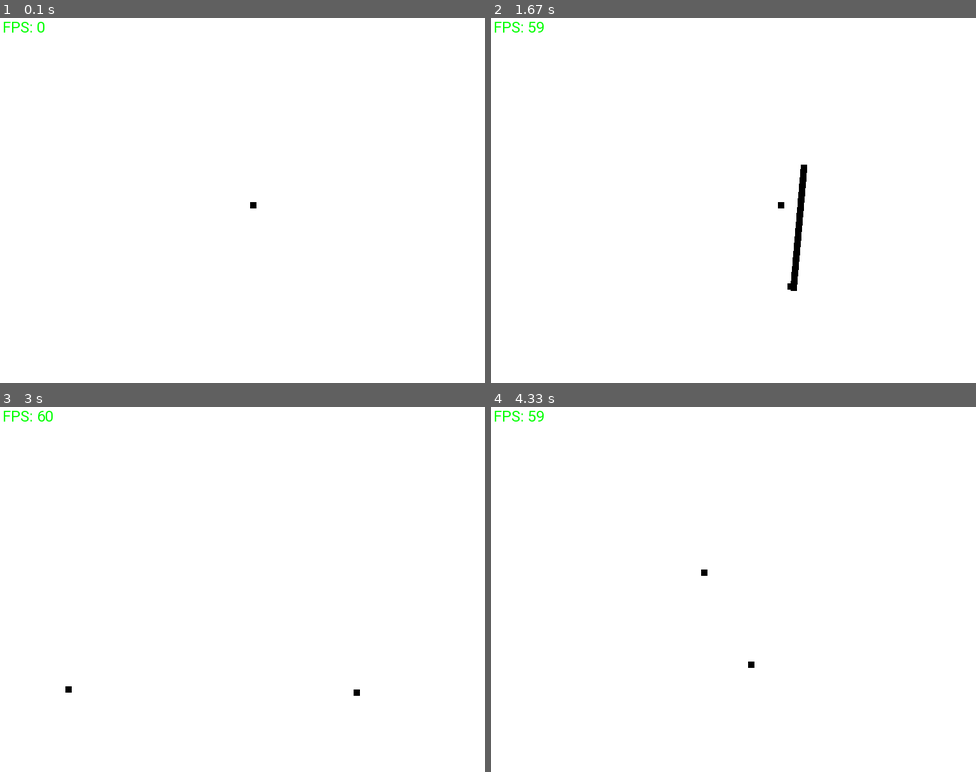
Above: before the commit, frames 1-4 (two rows, left to right).
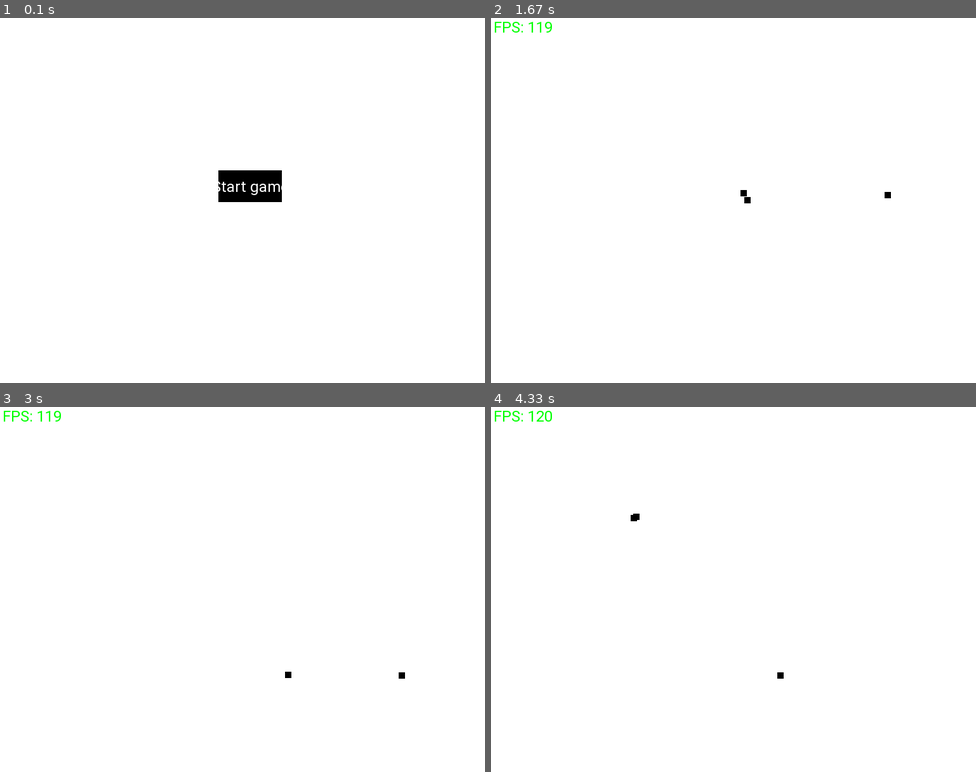
Above: after the commit, the same moments.

Repository: Khoa-Trinh/Area-of-Beast
Game: pygame game, started from main.py
Same seed, same stepped clock (60 frames per second), same inputs: the game is played once before the commit and once after it.
Inputs (mouse positions are in pixels of both pictures, inside the frame that each line leads up to):
- Up to frame 1 (0.1 s): no input
- Up to frame 2 (1.67 s): click (743, 185) at 0.38 s; tap V at 0.67 s; hold Right 1-1.47 s; hold D 1-1.47 s; move the mouse to (743, 226) at 1.03 s; tap , at 1.15 s; hold Up from 1.5 s (still down); hold W from 1.5 s (still down); move the mouse to (791, 288) at 1.53 s; tap C at 1.65 s
- Up to frame 3 (3 s): release Up at 1.8 s; release W at 1.8 s; hold Right 1.83-2.3 s; hold D 1.83-2.3 s; move the mouse to (92, 680) at 1.87 s; tap V at 1.98 s; hold Left 2.33-2.87 s; hold A 2.33-2.87 s; move the mouse to (436, 724) at 2.37 s; tap , at 2.48 s; hold Down from 2.9 s (still down); hold S from 2.9 s (still down); move the mouse to (116, 450) at 2.93 s
- Up to frame 4 (4.33 s): tap C at 3.05, 4.22 s; release Down at 3.2 s; release S at 3.2 s; hold Left 3.23-3.63 s; hold A 3.23-3.63 s; move the mouse to (621, 516) at 3.27 s; tap V at 3.38 s; hold Up 3.67-4.03 s; hold W 3.67-4.03 s; move the mouse to (718, 691) at 3.7 s; tap , at 3.82 s; hold Right from 4.07 s (still down); hold D from 4.07 s (still down); move the mouse to (738, 636) at 4.1 s

The runs differ from the first frame. In frame 1, 1.2% of the frame differs, in the area x 0-59%, y 1-53%; in frame 2, 0.7%; in frame 3, 0.2%; in frame 4, 0.2%.

Commit message:
Implement scene management and player interactions; add scene base class and start/game scenes

Diff:
--- /dev/null
+++ b/components/button.py
@@ -0,0 +1,24 @@
+import pygame as py
+
+from constants.index import black, white
+
+
+class Button:
+    def __init__(self, rect, text, callback):
+        self.rect = py.Rect(rect)
+        self.text = text
+        self.callback = callback
+        self.font = py.font.Font(py.font.match_font("roboto"), 24)
+        self.bg_color = black
+        self.text_color = white
+
+    def draw(self, screen: py.Surface):
+        py.draw.rect(screen, self.bg_color, self.rect)
+        text = self.font.render(self.text, True, self.text_color)
+        text_rect = text.get_rect(center=self.rect.center)
+        screen.blit(text, text_rect)
+
+    def handle_event(self, event):
+        if event.type == py.MOUSEBUTTONDOWN:
+            if self.rect.collidepoint(event.pos):
+                self.callback()
--- a/constants/index.py
+++ b/constants/index.py
@@ -21,7 +21,5 @@
 )
 
 # Skill
-skill_1_cooldown_duration = 250
-skill_1_distance = 200
-skill_2_cooldown_duration = 750
-skill_2_distance = 500
+skill_1_cooldown_duration, skill_1_distance, skill_1_speed = 250, 150, 10
+skill_2_cooldown_duration, skill_2_distance, skill_2_speed = 750, 450, 2
--- a/functions/index.py
+++ b/functions/index.py
@@ -1,51 +1,14 @@
 import pygame as py
-import sys
 
-from functions.player import Player
-from functions.screen import Screen
-from constants.index import caption, white
+from functions.scenes.sceneStart import StartScene
+from functions.scenes.sceneManager import SceneManager
 
 
 class Main:
     def __init__(self):
         py.init()
-
-        # Self setting
-        self.clock = py.time.Clock()
-        self.screen = Screen(self.clock)
-        self.caption = py.display.set_caption(caption)
-
-        # Running
-        self.running = True
-
-        # Screen
-        self.screen.fill(white)
-
-        # Player 1
-        self.player_1 = Player(self.clock, 'wasd')
-        self.player_1.draw(self.screen.screen)
-
-        # Player 2
-        self.player_2 = Player(self.clock, 'arrow')
-        self.player_2.draw(self.screen.screen)
-
-        self.screen.flip()
+        scene = StartScene()
+        self.manager = SceneManager(scene)
 
     def run(self):
-        while self.running:
-            self.dt = self.clock.tick(60) / 1000
-
-            for e in py.event.get():
-                if e.type == py.QUIT:
-                    self.running = False
-
-            self.screen.fill(white)
-            self.screen.get_FPS()
-
-            self.player_1.action(self.screen.screen, self.dt)
-            self.player_2.action(self.screen.screen, self.dt)
-
-            self.screen.flip()
-
-        py.quit()
-        sys.exit()
+        self.manager.run()
--- a/functions/player.py
+++ b/functions/player.py
@@ -1,42 +1,51 @@
 import pygame as py
 
 from constants.index import (
-    plr_x,
-    plr_y,
-    plr_height,
-    plr_width,
-    plr_color,
     skill_1_cooldown_duration,
     skill_1_distance,
+    skill_1_speed,
     skill_2_cooldown_duration,
     skill_2_distance,
+    skill_2_speed,
 )
 from functions.skill import Skill1, Skill2
 from functions.helper import minmax
 
 
 class Player:
-    def __init__(self, clock: py.time.Clock, movement: str):
+    def __init__(
+        self,
+        position: tuple[int, int],
+        size: tuple[int, int],
+        color: tuple[int, int, int],
+        clock: py.time.Clock,
+        movement: str,
+    ):
         # Player settings
-        self.x = plr_x
-        self.y = plr_y
-        self.height = plr_height
-        self.width = plr_width
-        self.color = plr_color
+        self.x = position[0]
+        self.y = position[1]
+        self.height = size[0]
+        self.width = size[1]
+        self.color = color
         self.clock = clock
         self.move = movement
 
         # Player movement
         self.can_move = True
+        self.can_use_skill = True
 
         # Player skill
-        self.skill1 = Skill1(plr_width, plr_height)
+        self.skill1 = Skill1(self.width, self.height)
         self.skill_1_last = -skill_1_cooldown_duration
         self.skill_1_cooldown = skill_1_cooldown_duration
+        self.skill_1_repeat_times = 0
+        self.skill_1_speed = skill_1_speed
 
-        self.skill2 = Skill2(plr_width, plr_height)
+        self.skill2 = Skill2(self.width, self.height)
         self.skill_2_last = -skill_2_cooldown_duration
         self.skill_2_cooldown = skill_2_cooldown_duration
+        self.skill_2_repeat_times = 0
+        self.skill_2_speed = skill_2_speed
 
     def draw(self, screen: py.Surface):
         py.draw.rect(screen, self.color, (self.x, self.y, self.width, self.height))
@@ -73,55 +82,78 @@
         key = py.key.get_pressed()
         current_time = py.time.get_ticks()
         cur_x, cur_y = py.mouse.get_pos()
-        fps = self.clock.get_fps()
+        fps = int(self.clock.get_fps())
 
         skill_keys = {
             "wasd": {"skill1": py.K_c, "skill2": py.K_v},
             "arrow": {"skill1": py.K_COMMA, "skill2": py.K_PERIOD},
         }
 
-        if self.move in skill_keys and self.can_move:
+        if self.move in skill_keys:
             keys = skill_keys[self.move]
 
             # Skill 1
             if (
                 key[keys["skill1"]]
                 and current_time - self.skill_1_last >= self.skill_1_cooldown
+                and self.can_use_skill
+                and self.skill_1_repeat_times == 0
             ):
                 # Setting
-                self.skill_1_last = current_time
+                self.skill_1_repeat_times = fps / self.skill_1_speed
                 self.skill1.direction = None
                 self.skill1.distance = None
                 self.skill1.remaining_distance = None
-                self.can_move = False
 
+            if self.skill_1_repeat_times > 0:
                 # Action
-                for i in range(0, int(fps)):
-                    self.x, self.y = self.skill1.action(
-                        screen, self.x, self.y, cur_x, cur_y, skill_1_distance, fps
-                    )
-                    self.draw(screen)
-
-                self.can_move = True
+                self.x, self.y, stop = self.skill1.action(
+                    screen,
+                    self.x,
+                    self.y,
+                    cur_x,
+                    cur_y,
+                    skill_1_distance,
+                    fps / self.skill_1_speed,
+                )
+                self.draw(screen)
+                self.skill_1_last = current_time
+                self.skill_1_repeat_times = max(
+                    0, self.skill_1_repeat_times - 1 if not stop else 0
+                )
 
             # Skill 2
             if (
                 key[keys["skill2"]]
                 and current_time - self.skill_2_last >= self.skill_2_cooldown
+                and self.can_use_skill
+                and self.skill_2_repeat_times == 0
             ):
                 # Setting
-                self.skill_2_last = current_time
+                self.skill_2_repeat_times = fps
                 self.skill2.direction = None
                 self.skill2.distance = None
-                self.can_move = False
 
+            if self.skill_2_repeat_times > 0:
                 # Action
-                for i in range(0, int(fps)):
-                    self.x, self.y = self.skill2.action(
-                        screen, self.x, self.y, cur_x, cur_y, skill_2_distance, fps, i
-                    )
-                    self.draw(screen)
-                self.can_move = True
+                self.x, self.y = self.skill2.action(
+                    screen,
+                    self.x,
+                    self.y,
+                    cur_x,
+                    cur_y,
+                    skill_2_distance,
+                    fps,
+                    fps - self.skill_2_repeat_times,
+                )
+                self.draw(screen)
+                self.skill_2_last = current_time
+                self.skill_2_repeat_times -= 1
+
+            self.can_move = (
+                self.skill_1_repeat_times == 0 and self.skill_2_repeat_times == 0
+            )
+            self.can_use_skill = self.can_move
 
     def action(self, screen: py.Surface, dt: float):
         self.movement(screen, dt)
--- /dev/null
+++ b/functions/scenes/sceneBase.py
@@ -0,0 +1,12 @@
+class Scene:
+    def handle_events(self, events):
+        raise NotImplementedError
+
+    def update(self, dt):
+        raise NotImplementedError
+
+    def render(self):
+        raise NotImplementedError
+
+    def next_scene(self):
+        self
--- /dev/null
+++ b/functions/scenes/sceneGame.py
@@ -0,0 +1,53 @@
+import pygame as py
+
+from functions.scenes.sceneBase import Scene
+from functions.screen import Screen
+from functions.player import Player
+from constants.index import white, plr_y, plr_width, plr_height, plr_color
+
+
+class GameScene(Scene):
+    def __init__(self):
+        # Initialize clock and screen
+        self.clock = py.time.Clock()
+        self.screen = Screen(self.clock)
+        py.display.set_caption('Game Scene')
+
+        # Running
+        self.running = True
+
+        # Screen
+        self.screen.fill(white)
+
+        # Create Players
+        self.player_1 = Player(
+            (100, plr_y), (plr_width, plr_height), plr_color, self.clock, "wasd"
+        )
+        self.player_2 = Player(
+            (700, plr_y), (plr_width, plr_height), plr_color, self.clock, "arrow"
+        )
+
+        # Draw
+        self.screen.flip()
+
+    def handle_events(self, events):
+        for e in events:
+            if e.type == py.QUIT:
+                self.running = False
+
+    def update(self):
+        dt = self.clock.tick(120) / 1000
+
+        # Update screen
+        self.screen.fill(white)
+        self.screen.get_FPS()
+
+        # Update players
+        self.player_1.action(self.screen.screen, dt)
+        self.player_2.action(self.screen.screen, dt)
+
+    def render(self):
+        self.screen.flip()
+
+    def next_scene(self):
+        return self
--- /dev/null
+++ b/functions/scenes/sceneManager.py
@@ -0,0 +1,21 @@
+import pygame as py
+import sys
+
+from functions.scenes.sceneBase import Scene
+
+
+class SceneManager:
+    def __init__(self, init: Scene):
+        self.active = init
+
+    def run(self):
+        while self.active.running:
+            events = py.event.get()
+
+            self.active.handle_events(events)
+            self.active.update()
+            self.active.render()
+            self.active = self.active.next_scene()
+
+        py.quit()
+        sys.exit()
--- /dev/null
+++ b/functions/scenes/sceneStart.py
@@ -0,0 +1,48 @@
+import pygame as py
+
+from functions.screen import Screen
+from constants.index import white, width, height
+from components.button import Button
+
+
+class StartScene:
+    def __init__(self):
+        # Initialize clock and screen
+        self.clock = py.time.Clock()
+        self.screen = Screen(self.clock)
+        py.display.set_caption("Start Scene")
+
+        # Running
+        self.running = True
+        self._next_scene = self
+
+        # Button
+        self.button = Button((height / 2 - 50, width / 2 - 50, 100, 50), "Start game", self.start)
+
+        # Screen
+        self.screen.fill(white)
+
+        # Draw
+        self.button.draw(self.screen.screen)
+        self.screen.flip()
+
+    def start(self):
+        from functions.scenes.sceneGame import GameScene
+
+        self._next_scene = GameScene()
+
+    def handle_events(self, events):
+        for e in events:
+            if e.type == py.QUIT:
+                self.running = False
+            self.button.handle_event(e)
+
+    def update(self):
+        # Update screen
+        pass
+
+    def render(self):
+        self.screen.flip()
+
+    def next_scene(self):
+        return self._next_scene
--- a/functions/skill.py
+++ b/functions/skill.py
@@ -44,9 +44,10 @@
             return (
                 minmax(cur_x - self.width / 2, width_limit),
                 minmax(cur_y - self.height / 2, height_limit),
+                True
             )
 
-        return x, y
+        return x, y, False
 
 
 class Skill2:
@@ -55,7 +56,7 @@
         self.height = height
         self.direction = None
         self.distance = None
-        self.deviation_values = [-100, 134, -120, 200, -114]
+        self.deviation_values = [-100, 200, -200, 200, -100]
 
     def action(
         self,
